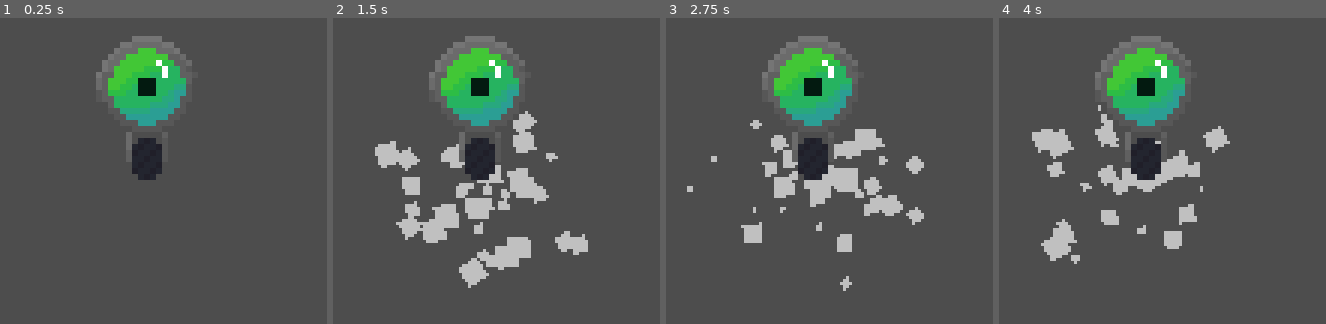
Above: before the commit, frames 1-4 (left to right).
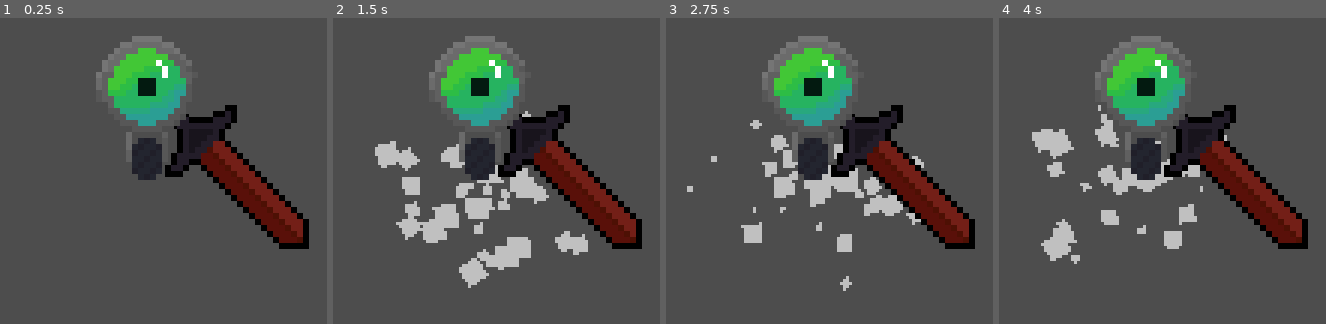
Above: after the commit, the same moments.

Repository: Kepalsbre/GD_Game_Maturaarbeit
Game: Godot game, scene res://scenes/main.tscn
Same seed, same stepped clock (60 frames per second), same inputs: the game is played once before the commit and once after it. The engine's default icon, where the game draws it, is replaced by a stand-in: a white triangle on a blue panel in a dark square.
Inputs:
- Up to frame 1 (0.25 s): no input
- Up to frame 2 (1.5 s): tap Enter at 0.5 s; hold D (right) 0.53-1.28 s; tap Space (space) at 0.6, 1.35 s; hold S (down) from 1.28 s (still down)
- Up to frame 3 (2.75 s): release S (down) at 2.03 s; hold D (right) from 2.03 s (still down); tap Space (space) at 2.1 s
- Up to frame 4 (4 s): release D (right) at 2.78 s; hold W (up) 2.78-3.53 s; tap Space (space) at 2.85, 3.6 s; hold A (left) from 3.53 s (still down)

The runs differ from the first frame. In frame 1, 7.5% of the frame differs, in the area x 50-95%, y 28-76%; in frame 2, 7.5%; in frame 3, 7.5%; in frame 4, 7.5%.
Error in both runs: Invalid operands 'Vector2' and 'Nil' in operator '*'. (res://scripts/player.gd:31)

Commit message:
random ahh

Diff:
--- a/AbilityGame/scenes/player.tscn
+++ b/AbilityGame/scenes/player.tscn
@@ -1,8 +1,43 @@
-[gd_scene load_steps=18 format=3 uid="uid://14w1yhbvtxgk"]
+[gd_scene load_steps=21 format=3 uid="uid://14w1yhbvtxgk"]
 
 [ext_resource type="Script" path="res://scripts/player.gd" id="1_kbxrs"]
 [ext_resource type="Texture2D" uid="uid://bq4w11jkhc2c" path="res://art/player_normal.png" id="2_jscfx"]
+[ext_resource type="Texture2D" uid="uid://bnoukno1jkk5x" path="res://art/sword/sword_1.png" id="2_w134c"]
 [ext_resource type="Texture2D" uid="uid://8ybi3uupkem0" path="res://art/animations/player_walk_animations.png" id="3_h0ifn"]
+
+[sub_resource type="Animation" id="Animation_icefn"]
+resource_name = "sword_hit"
+length = 0.18
+step = 0.01
+tracks/0/type = "value"
+tracks/0/imported = false
+tracks/0/enabled = true
+tracks/0/path = NodePath("SwordAttack/Sword_1:position")
+tracks/0/interp = 2
+tracks/0/loop_wrap = true
+tracks/0/keys = {
+"times": PackedFloat32Array(0, 0.18),
+"transitions": PackedFloat32Array(1, 1),
+"update": 0,
+"values": [Vector2(64, -64), Vector2(64, 64)]
+}
+tracks/1/type = "value"
+tracks/1/imported = false
+tracks/1/enabled = true
+tracks/1/path = NodePath("SwordAttack/Sword_1:rotation")
+tracks/1/interp = 2
+tracks/1/loop_wrap = true
+tracks/1/keys = {
+"times": PackedFloat32Array(0, 0.18),
+"transitions": PackedFloat32Array(1, 1),
+"update": 0,
+"values": [0.0, 1.5708]
+}
+
+[sub_resource type="AnimationLibrary" id="AnimationLibrary_he3dx"]
+_data = {
+"sword_hit": SubResource("Animation_icefn")
+}
 
 [sub_resource type="AtlasTexture" id="AtlasTexture_xpbdo"]
 atlas = ExtResource("3_h0ifn")
@@ -117,6 +152,16 @@
 [node name="Player" type="CharacterBody2D"]
 motion_mode = 1
 script = ExtResource("1_kbxrs")
+
+[node name="SwordAttack" type="AnimationPlayer" parent="."]
+libraries = {
+"": SubResource("AnimationLibrary_he3dx")
+}
+
+[node name="Sword_1" type="Sprite2D" parent="SwordAttack"]
+position = Vector2(64, 64)
+rotation = 1.5708
+texture = ExtResource("2_w134c")
 
 [node name="DashParticles" type="CPUParticles2D" parent="."]
 position = Vector2(0, 62)
@@ -139,20 +184,23 @@
 position = Vector2(2, -2)
 sprite_frames = SubResource("SpriteFrames_h7ahq")
 animation = &"normal_up_down"
+metadata/_edit_lock_ = true
+
+[node name="CollisionShape2D" type="CollisionShape2D" parent="."]
+shape = SubResource("CircleShape2D_ww83b")
 
 [node name="PlayerImage" type="Sprite2D" parent="."]
+top_level = true
 texture_filter = 1
 position = Vector2(2, 2)
 texture = ExtResource("2_jscfx")
+metadata/_edit_lock_ = true
 
 [node name="PlayerCamera" type="Camera2D" parent="."]
 zoom = Vector2(0.5, 0.5)
 position_smoothing_speed = 10.0
 rotation_smoothing_speed = 1.0
 
-[node name="CollisionShape2D" type="CollisionShape2D" parent="."]
-shape = SubResource("CircleShape2D_ww83b")
-
 [node name="DashTimer" type="Timer" parent="."]
 wait_time = 0.35
 one_shot = true
Not shown, added: AbilityGame/art/sword/sword_1.png.import
Not shown, added: AbilityGame/art/sword/sword_2.png.import
Not shown, added: AbilityGame/art/sword/sword_3.png.import
Not shown, added: AbilityGame/art/sword/sword_4.png.import
Not shown, added: AbilityGame/art/sword/sword_4_animated.png.import
